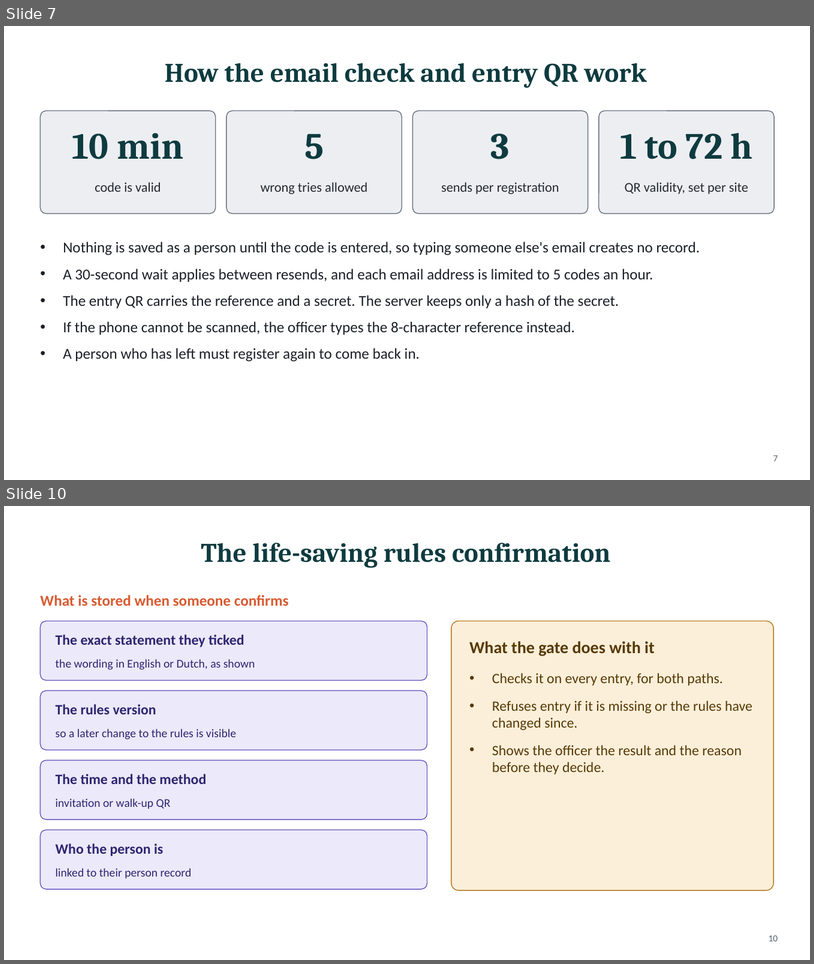
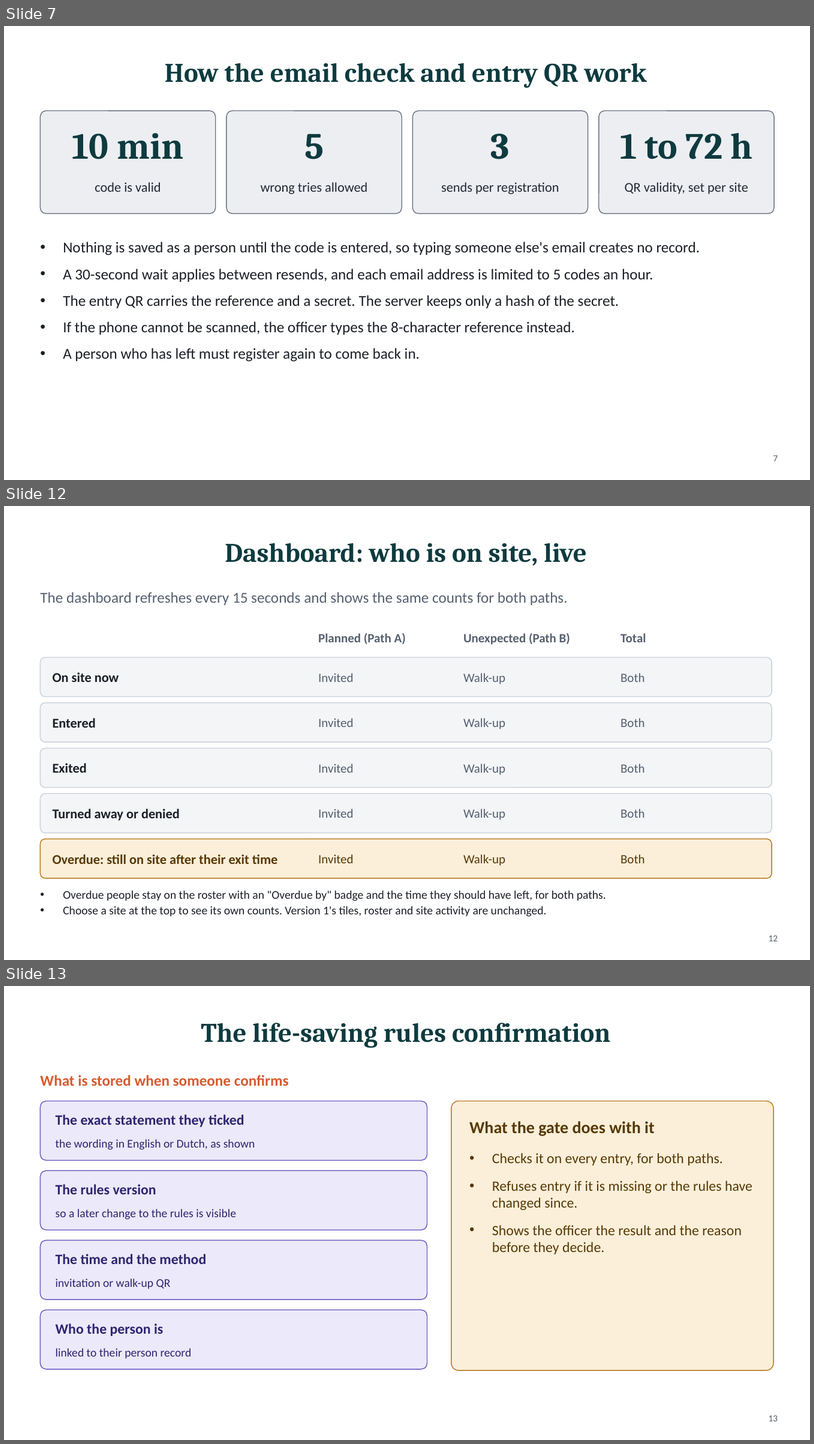
Before and after one commit to Sharon-dt3/vlaardingen_contractor_access, a slide deck: v2/docs/Site-Access-V2-Deck.pptx. Shown one above the other, each under a label of ours: slides 7 and 10 before the commit, slides 7, 12 and 13 after it; the slides between them are not shown. The pictures are 814x964 and 814x1444 pixels, drawn with LibreOffice and Linux fonts; fonts in the diff are those of the drawing. Boxes give left, top, right and bottom in pixels: in the first picture for what was removed or moved away, otherwise in the second. Text is boxed around its words. In the diff, an @@ line names an element or a change of style, - is before the commit and + after.

```diff
--- a/v2/docs/Site-Access-V2-Deck.pptx
+++ b/v2/docs/Site-Access-V2-Deck.pptx
@@ slide 12 added at [4, 506, 810, 960], background #FFFFFF @@
@@ title added at [225, 543, 587, 565], 32 pt, text #0E3B3F, bold @@
+Dashboard: who is on site, live
@@ text added at [40, 592, 568, 605], 18 pt, text #556070 @@
+The dashboard refreshes every 15 seconds and shows the same counts for both paths.
@@ text added at [318, 633, 406, 644], 15 pt, text #556070, bold @@
+Planned (Path A)
@@ text added at [464, 633, 570, 645], 15 pt, text #556070, bold @@
+Unexpected (Path B)
@@ text added at [621, 633, 646, 642], 15 pt, text #556070, bold @@
+Total
@@ rounded rectangle added at [40, 657, 772, 697], fill #F3F5F7, outline #CBD0DA 1 pt @@
@@ text added at [53, 672, 119, 682], 16 pt, text #1B1F27, bold @@
+On site now
@@ text added at [318, 673, 353, 682], 15 pt, text #556070 @@
+Invited
@@ text added at [464, 673, 506, 684], 15 pt, text #556070 @@
+Walk-up
@@ text added at [621, 673, 645, 682], 15 pt, text #556070 @@
+Both
@@ rounded rectangle added at [40, 703, 772, 742], fill #F3F5F7, outline #CBD0DA 1 pt @@
@@ text added at [53, 718, 96, 727], 16 pt, text #1B1F27, bold @@
+Entered
@@ text added at [318, 718, 353, 727], 15 pt, text #556070 @@
+Invited
@@ text added at [464, 718, 506, 729], 15 pt, text #556070 @@
+Walk-up
@@ text added at [621, 718, 645, 727], 15 pt, text #556070 @@
+Both
@@ rounded rectangle added at [40, 748, 772, 787], fill #F3F5F7, outline #CBD0DA 1 pt @@
@@ text added at [53, 763, 87, 772], 16 pt, text #1B1F27, bold @@
+Exited
@@ text added at [318, 763, 353, 772], 15 pt, text #556070 @@
+Invited
@@ text added at [464, 763, 506, 775], 15 pt, text #556070 @@
+Walk-up
@@ text added at [621, 763, 645, 772], 15 pt, text #556070 @@
+Both
@@ rounded rectangle added at [40, 793, 772, 832], fill #F3F5F7, outline #CBD0DA 1 pt @@
@@ text added at [53, 808, 180, 820], 16 pt, text #1B1F27, bold @@
+Turned away or denied
@@ text added at [318, 808, 353, 817], 15 pt, text #556070 @@
+Invited
@@ text added at [464, 808, 506, 820], 15 pt, text #556070 @@
+Walk-up
@@ text added at [621, 808, 645, 817], 15 pt, text #556070 @@
+Both
@@ rounded rectangle added at [40, 839, 772, 878], fill #FBEFD9, outline #B7791F 1 pt @@
@@ text added at [53, 854, 278, 864], 16 pt, text #573906, bold @@
+Overdue: still on site after their exit time
@@ text added at [318, 854, 353, 863], 15 pt, text #573906 @@
+Invited
@@ text added at [464, 854, 506, 865], 15 pt, text #573906 @@
+Walk-up
@@ text added at [621, 854, 645, 863], 15 pt, text #573906 @@
+Both
@@ text added at [63, 890, 606, 916], 14 pt, text #1B1F27 @@
+• Overdue people stay on the roster with an "Overdue by" badge and the time they should have left, for both paths.
+• Choose a site at the top to see its own counts. Version 1's tiles, roster and site activity are unchanged.
@@ page number added at [769, 935, 779, 941], 11 pt, text #556070 @@
+12
@@ what was slide 10 is now slide 13 @@
@@ page number at [769, 1415, 779, 1421]: text changed @@
-10
+13
```
Also in this commit, not shown: 6 slides changed, 2 other slides added, 10 other files.
